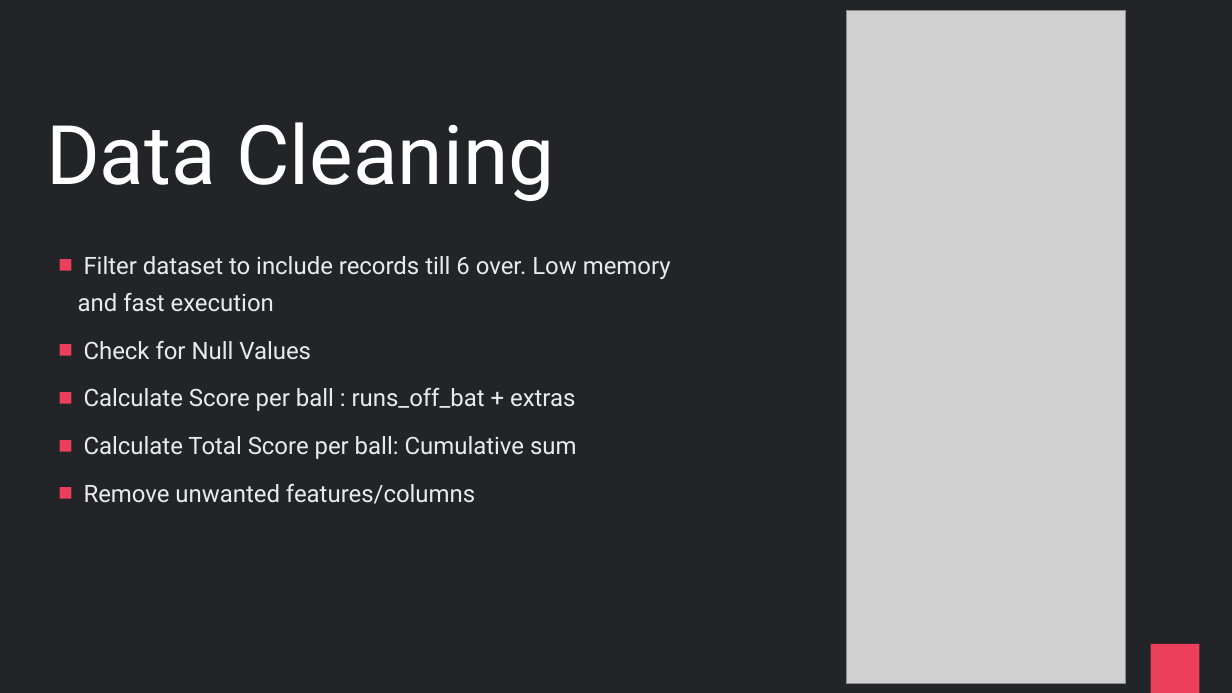
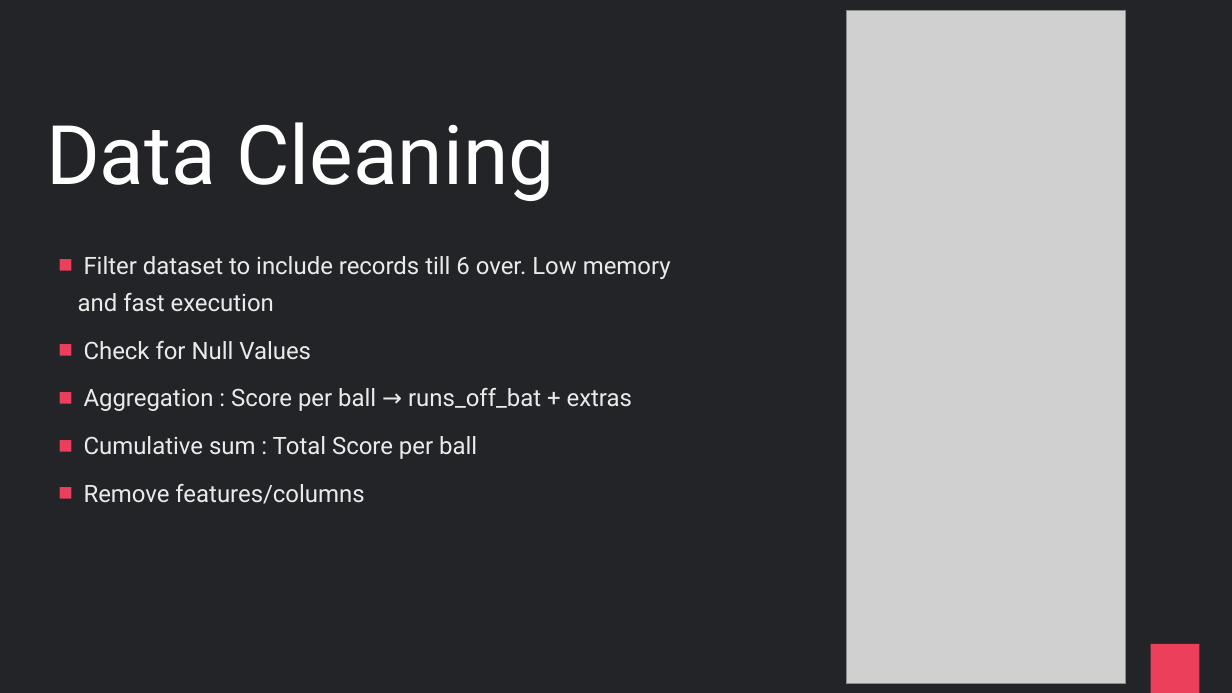
Before and after one commit to praveenraghuvanshi/tech-sessions, a slide deck: slide 8 of 16062021-Global-AI-Community-2021/cricket-analytics.pptx (slide 7 before the commit). Drawn at 1232x693 pixels with LibreOffice and Linux fonts; fonts in the diff are those of the drawing; grey boxes stand for pictures. Boxes give left, top, right and bottom in pixels: in the first picture for what was removed or moved away, otherwise in the second. Text is boxed around its words. In the diff, an @@ line names an element or a change of style, - is before the commit and + after.

```diff
--- a/16062021-Global-AI-Community-2021/cricket-analytics.pptx
+++ b/16062021-Global-AI-Community-2021/cricket-analytics.pptx
@@ text at box(84, 388, 632, 504): text changed @@
-■ Calculate Score per ball : runs_off_bat + extras
-■ Calculate Total Score per ball: Cumulative sum
-■ Remove unwanted features/columns
+■ Aggregation : Score per ball → runs_off_bat + extras
+■ Cumulative sum : Total Score per ball
+■ Remove features/columns
```
Also in this commit, not shown: 3 other slides changed, 1 slide added, 68 slides removed, 3 other files.
